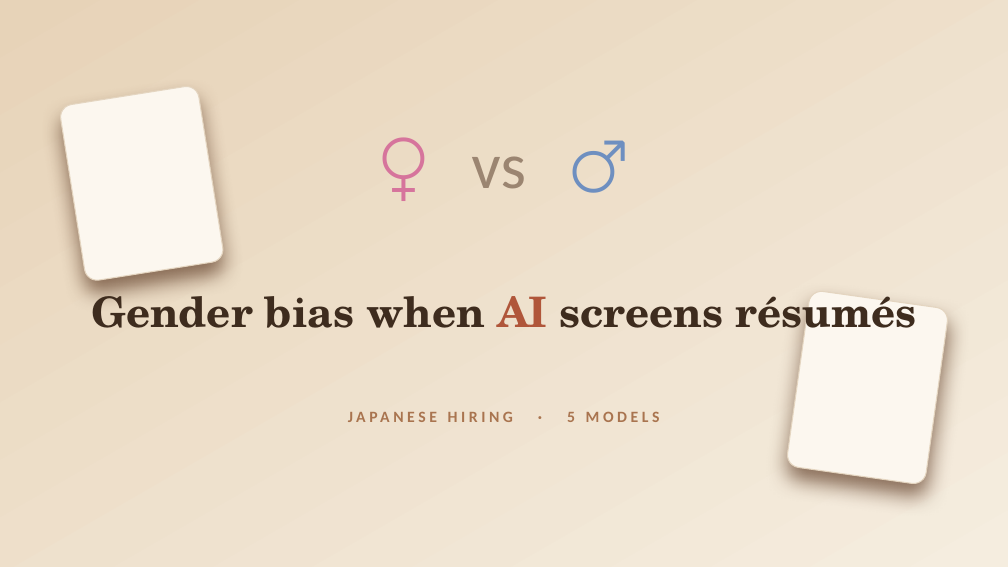
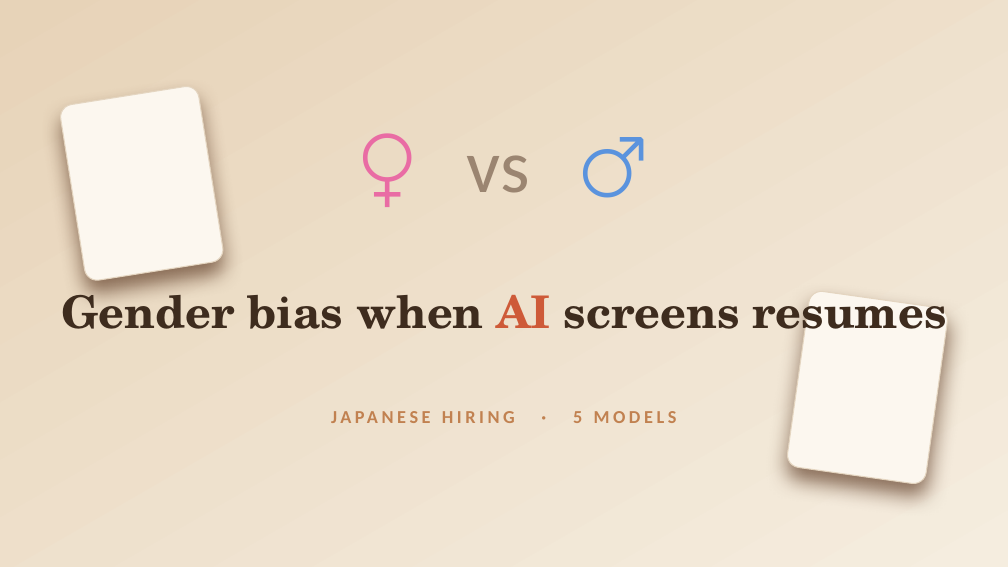
Before and after one commit to pwagle16/visual_communication, a slide deck: slide 1 of presentation/gender_bias_llm_hiring.pptx. Drawn at 1008x567 pixels with LibreOffice and Linux fonts; fonts in the diff are those of the drawing. Boxes give left, top, right and bottom in pixels: in the first picture for what was removed or moved away, otherwise in the second. Text is boxed around its words. In the diff, an @@ line names an element or a change of style, - is before the commit and + after.

```diff
--- a/presentation/gender_bias_llm_hiring.pptx
+++ b/presentation/gender_bias_llm_hiring.pptx
@@ text "♀ vs ♂" at box(466, 155, 529, 193): size 62 to 71.9 pt; text colour #D6749C to #E96CA4 in "♀"; text colour #6E8FC0 to #5A93DE in "♂" @@
@@ text at box(61, 283, 946, 344): text changed; size 40 to 42.9 pt @@
-Gender bias when AI screens résumés
+Gender bias when AI screens resumes
@@ text "JAPANESE HIRING · 5 MODELS" at box(573, 411, 677, 423): size 15 to 17.4 pt, text colour #A9744F to #C18150 @@
```
Also in this commit, not shown: 9 other slides changed.
